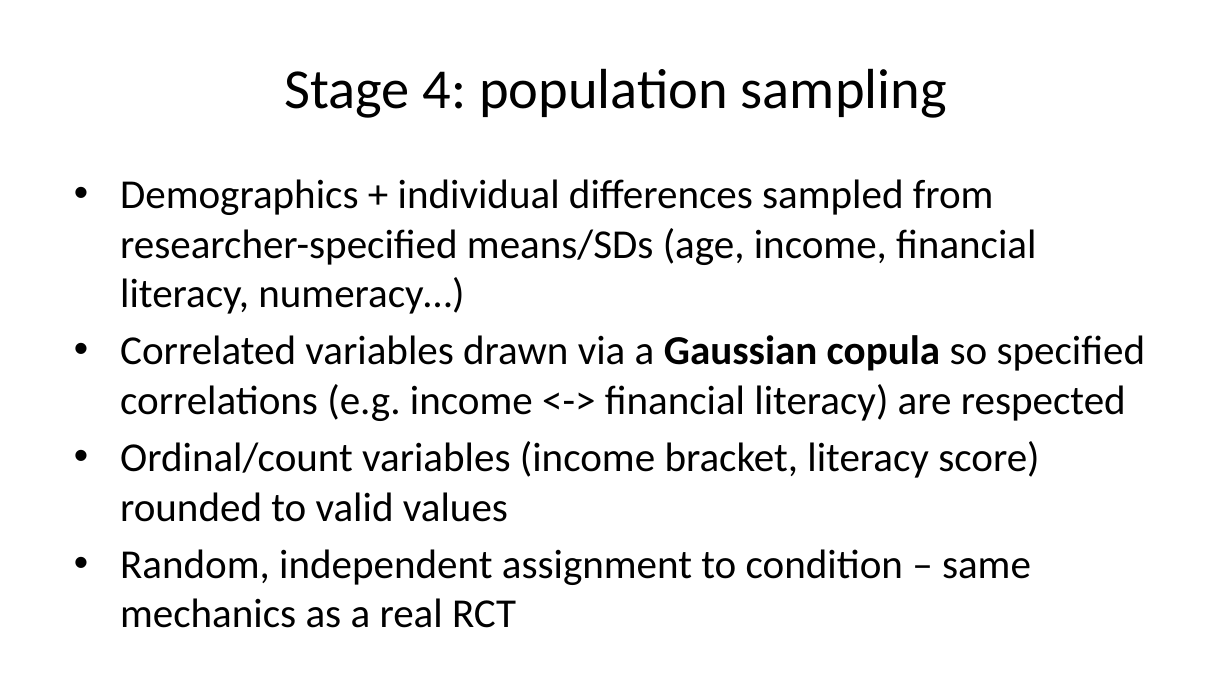
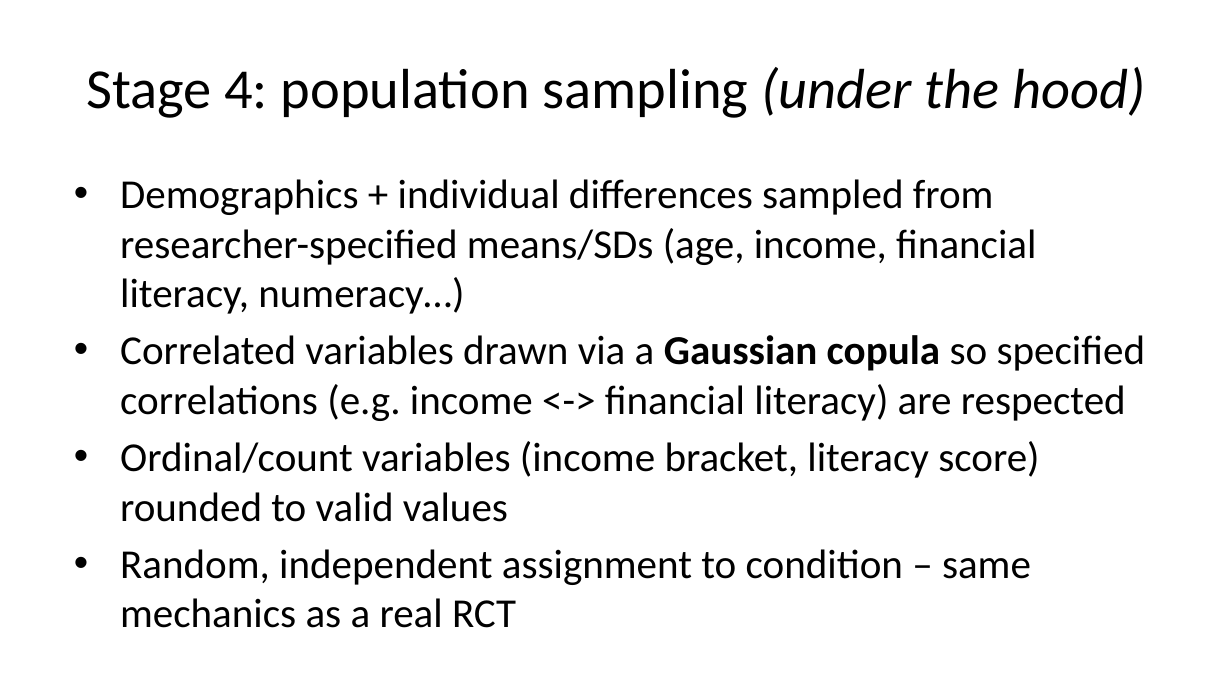
Before and after one commit to prof-stephenshu/behavioral-research-env, a slide deck: slide 16 of presentations/2026-workshop/slides.pptx (slide 12 before the commit). Drawn at 1232x693 pixels with LibreOffice and Linux fonts; fonts in the diff are those of the drawing. Boxes give left, top, right and bottom in pixels: in the first picture for what was removed or moved away, otherwise in the second. Text is boxed around its words. In the diff, an @@ line names an element or a change of style, - is before the commit and + after.

```diff
--- a/presentations/2026-workshop/slides.pptx
+++ b/presentations/2026-workshop/slides.pptx
@@ title at bbox=[86, 67, 1145, 118]: text changed @@
-Stage 4: population sampling
+Stage 4: population sampling (under the hood)
```
Also in this commit, not shown: 7 other slides changed, 6 slides added, 9 other files.
